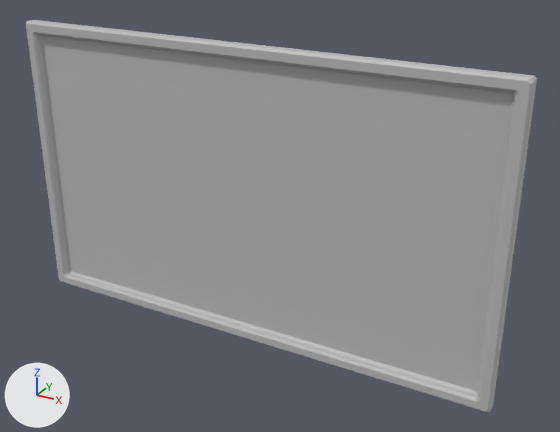
Before and after pictures for a commit that changed the FBX model Assets/Props/TV.fbx.
Both versions are drawn from a 50 mm lens placed at (1.41, -2.63, 1.12), pointed at (0.07, -0.19, -0.1). The axes (+X, +Y, +Z) are drawn at lower left. The lights are the same throughout. Where no turn or scale is listed for an object, it has been applied to the vertices.

Names of what the first picture shows: 'TV'.
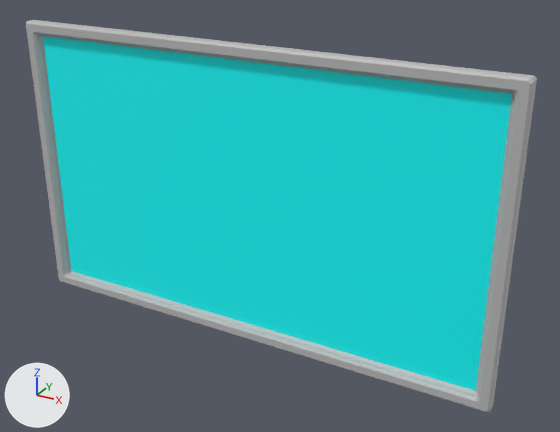
Changed parts and their boxes [x1, y1, x2, y2] in the pictures (560 x 432 px):
part 1 of me_mesh, recoloured (grey to cyan)
    both: [43, 36, 512, 391]

What changed in the scene script:
```text
Add mat_tvscreen:
    mat_tvscreen = principled_material('TVSCreen')
    mat_tvscreen.base_color = (0.0, 1.0, 1.0)  # cyan #00ffff
Change me_mesh:
    where me_mesh.from_pydata(...)  # 186 vertices, 188 faces; spans x -0.99..0.99, y -0.36..0.0, z -0.59..0.59
    used by ob_tv; location = (0.0, 0.0, 0.0)
    me_mesh part 1: all 16 faces centred in x -0.7..0.7, y -0.33, z -0.4..0.4 switch from mat_lambert1 (grey #bcbcbc) to mat_tvscreen (cyan #00ffff)
```
